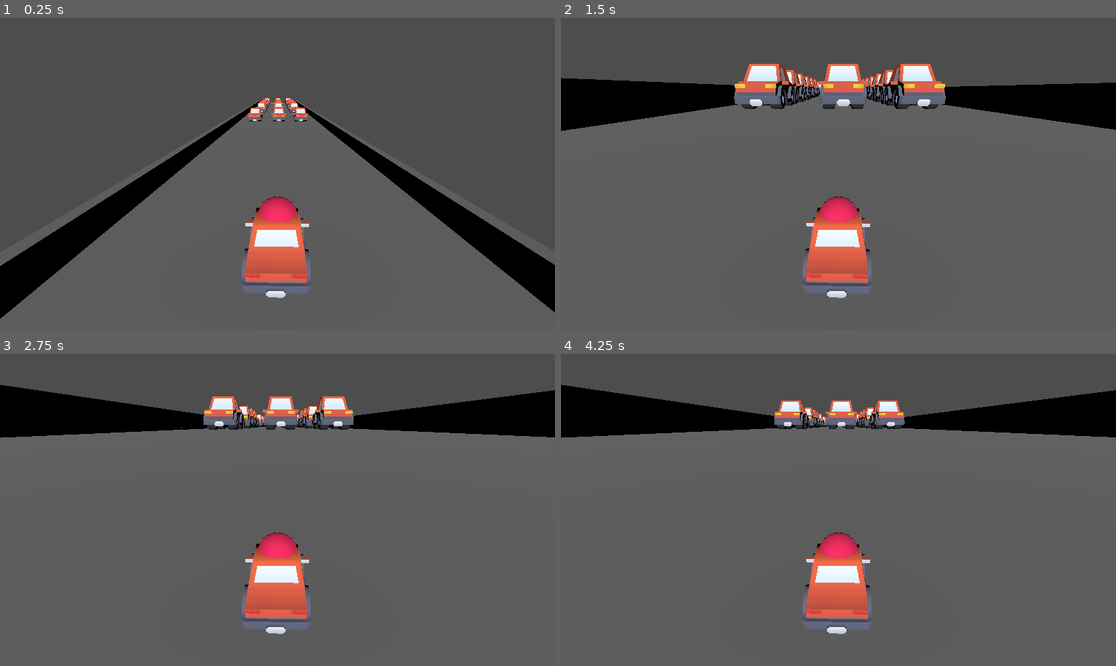
Above: before the commit, frames 1-4 (two rows, left to right).
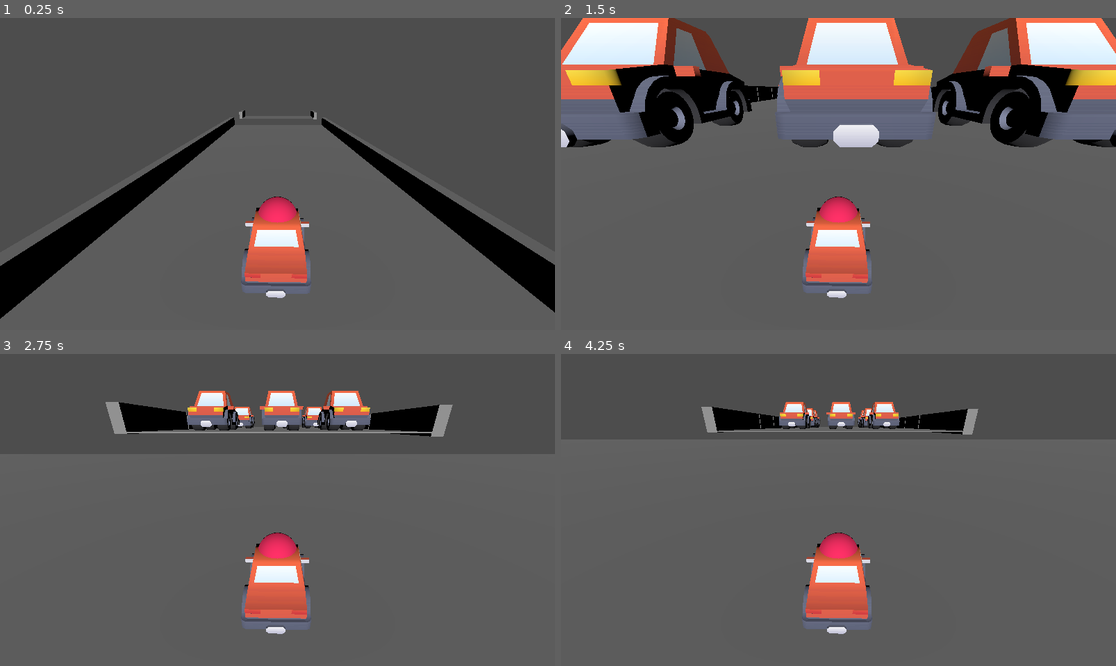
Above: after the commit, the same moments.

Repository: Lojikick/sexy_car_game
Game: Godot game, scene res://scenes/dummy_level.tscn
The game is run twice, just before and just after one commit, with the same random seed, the same clock (stepped at 60 frames per second) and the same inputs. Before the commit the project has no main scene; this scene is started directly in both runs.
Inputs (mouse positions are in pixels of both pictures, inside the frame that each line leads up to):
- Up to frame 1 (0.25 s): no input
- Up to frame 2 (1.5 s): tap Enter (ui_accept) at 0.5, 0.77 s; move the mouse to (866, 174) at 0.52 s; hold Up (ui_up) from 0.53 s (still down); tap E (switch) at 0.6, 1.35 s; move the mouse to (810, 174) at 1.27 s
- Up to frame 3 (2.75 s): keep holding Up (ui_up); tap Enter (ui_accept) at 1.52 s; move the mouse to (288, 503) at 2.02 s; tap E (switch) at 2.1 s
- Up to frame 4 (4.25 s): keep holding Up (ui_up); move the mouse to (832, 516) at 2.77 s; tap E (switch) at 2.85, 3.6 s; tap Enter (ui_accept) at 3.02, 3.77 s; move the mouse to (877, 513) at 3.52 s

The runs differ from the first frame. In frame 1, 0.6% of the frame differs, in the area x 42-59%, y 25-35%; in frame 2, 28%, in the area x 0-100%, y 0-42%; in frame 3, 8.1%; in frame 4, 7.5%.

Commit message:
began work on building spawn script

Diff:
--- a/project.godot
+++ b/project.godot
@@ -11,6 +11,7 @@
 [application]
 
 config/name="Sexy Car Game"
+run/main_scene="res://scenes/main_stage.tscn"
 config/features=PackedStringArray("4.3", "Forward Plus")
 config/icon="res://icon.svg"
 
--- a/scenes/building_module_2.tscn
+++ /dev/null
@@ -1,5 +0,0 @@
-[gd_scene load_steps=2 format=3 uid="uid://c8fns0ol3yxj8"]
-
-[ext_resource type="PackedScene" uid="uid://bfdp8uebvphun" path="res://assets/buildings/building module 2.glb" id="1_7wb6c"]
-
-[node name="building module 2" instance=ExtResource("1_7wb6c")]
--- a/scenes/dummy_level.tscn
+++ b/scenes/dummy_level.tscn
@@ -1,9 +1,11 @@
-[gd_scene load_steps=12 format=3 uid="uid://diwqu1cvft320"]
+[gd_scene load_steps=14 format=3 uid="uid://diwqu1cvft320"]
 
 [ext_resource type="Script" path="res://scripts/Level.gd" id="1_eefjj"]
 [ext_resource type="PackedScene" uid="uid://ch2436aoeqts0" path="res://modules/module_a.tscn" id="2_v8pk6"]
 [ext_resource type="PackedScene" uid="uid://bcps2377ctyhe" path="res://modules/module_b.tscn" id="3_ua7j0"]
 [ext_resource type="Script" path="res://scripts/car.gd" id="4_m0aui"]
+[ext_resource type="PackedScene" uid="uid://dppr62roorm57" path="res://scenes/imported models/building_module_1.tscn" id="4_qoxar"]
+[ext_resource type="PackedScene" uid="uid://c8fns0ol3yxj8" path="res://scenes/imported models/building_module_2.tscn" id="5_2xp2j"]
 [ext_resource type="PackedScene" uid="uid://dkthp18q1rkrg" path="res://assets/3D-Car-With-Settingspanel-0eb08d38bd593a8f1314de22d646a95442247612/assets/3d_car_customizable/assets/car_model.glb" id="5_j5iir"]
 [ext_resource type="PackedScene" uid="uid://cuxcx7jbhvet" path="res://assets/kenny_car_assets/sedan.glb" id="6_d2ip0"]
 
@@ -24,6 +26,7 @@
 transform = Transform3D(1, 0, 0, 0, 1, 0, 0, 0, 1, 0, 0, 0.170344)
 script = ExtResource("1_eefjj")
 modules = Array[PackedScene]([ExtResource("2_v8pk6"), ExtResource("3_ua7j0")])
+buildingModules = Array[PackedScene]([ExtResource("4_qoxar"), ExtResource("5_2xp2j")])
 
 [node name="WorldEnvironment" type="WorldEnvironment" parent="."]
 
--- a/scenes/building_module_1.tscn
+++ b/scenes/imported models/building_module_1.tscn
@@ -1,6 +1,7 @@
-[gd_scene load_steps=5 format=3 uid="uid://dppr62roorm57"]
+[gd_scene load_steps=6 format=3 uid="uid://dppr62roorm57"]
 
 [ext_resource type="PackedScene" uid="uid://btcf04l0yx4yo" path="res://assets/buildings/building module 1.glb" id="1_eibuf"]
+[ext_resource type="Script" path="res://scripts/module.gd" id="2_2yr8t"]
 [ext_resource type="Shader" path="res://shader/emissive.gdshader" id="2_t85ee"]
 [ext_resource type="Texture2D" uid="uid://wtyspn1bivfm" path="res://assets/buildings/building module 1_color 1.png" id="3_ib7lo"]
 
@@ -25,6 +26,7 @@
 shader_parameter/albedo_texture = ExtResource("3_ib7lo")
 
 [node name="building module 1" instance=ExtResource("1_eibuf")]
+script = ExtResource("2_2yr8t")
 
 [node name="1 bake" parent="." index="0"]
 surface_material_override/0 = SubResource("ShaderMaterial_6nstk")
--- /dev/null
+++ b/scenes/imported models/building_module_2.tscn
@@ -0,0 +1,32 @@
+[gd_scene load_steps=6 format=3 uid="uid://c8fns0ol3yxj8"]
+
+[ext_resource type="PackedScene" uid="uid://bfdp8uebvphun" path="res://assets/buildings/building module 2.glb" id="1_7wb6c"]
+[ext_resource type="Script" path="res://scripts/module.gd" id="2_agr4m"]
+[ext_resource type="Shader" path="res://shader/emissive.gdshader" id="3_4cxd8"]
+[ext_resource type="Texture2D" uid="uid://6dgn5oov7kwf" path="res://assets/buildings/building module 2_color 2.png" id="4_smj80"]
+
+[sub_resource type="ShaderMaterial" id="ShaderMaterial_om42w"]
+render_priority = 0
+shader = ExtResource("3_4cxd8")
+shader_parameter/albedo = Color(1, 1, 1, 1)
+shader_parameter/clamp_diffuse_to_max = false
+shader_parameter/cuts = 3
+shader_parameter/wrap = 0.0
+shader_parameter/steepness = 1.0
+shader_parameter/use_attenuation = true
+shader_parameter/use_specular = true
+shader_parameter/specular_strength = 1.0
+shader_parameter/specular_shininess = 16.0
+shader_parameter/use_rim = true
+shader_parameter/rim_width = 8.0
+shader_parameter/rim_color = Color(1, 1, 1, 1)
+shader_parameter/use_ramp = false
+shader_parameter/use_borders = false
+shader_parameter/border_width = 0.01
+shader_parameter/albedo_texture = ExtResource("4_smj80")
+
+[node name="building module 2" instance=ExtResource("1_7wb6c")]
+script = ExtResource("2_agr4m")
+
+[node name="bake 2" parent="." index="0"]
+surface_material_override/0 = SubResource("ShaderMaterial_om42w")
--- /dev/null
+++ b/scenes/imported models/sedan.tscn
@@ -0,0 +1,5 @@
+[gd_scene load_steps=2 format=3 uid="uid://cy7r83r1ktmk7"]
+
+[ext_resource type="PackedScene" uid="uid://cuxcx7jbhvet" path="res://assets/kenny_car_assets/sedan.glb" id="1_8i0mg"]
+
+[node name="sedan" instance=ExtResource("1_8i0mg")]
--- a/scenes/main_stage.tscn
+++ b/scenes/main_stage.tscn
@@ -1,7 +1,7 @@
 [gd_scene load_steps=30 format=3 uid="uid://bddlh1wy82or7"]
 
-[ext_resource type="PackedScene" uid="uid://c4tw6ffnnus4h" path="res://scenes/building_module_0.tscn" id="1_44kbm"]
-[ext_resource type="PackedScene" uid="uid://b4necsbha6adv" path="res://scenes/mouse.tscn" id="1_e5acv"]
+[ext_resource type="PackedScene" uid="uid://c4tw6ffnnus4h" path="res://scenes/imported models/building_module_0.tscn" id="1_44kbm"]
+[ext_resource type="PackedScene" uid="uid://b4necsbha6adv" path="res://scenes/imported models/mouse.tscn" id="1_e5acv"]
 [ext_resource type="Script" path="res://scripts/third_person.gd" id="1_x3oai"]
 [ext_resource type="Script" path="res://NOT_WORKING/cameraFollow.gd" id="2_7k52i"]
 [ext_resource type="Shader" path="res://shader/toon.gdshader" id="2_hsh1f"]
--- a/scripts/Level.gd
+++ b/scripts/Level.gd
@@ -1,16 +1,24 @@
 extends Node3D
 
 @export var modules: Array[PackedScene] = []
-var amnt = 25
+var amnt = 10
 var rng  = RandomNumberGenerator.new()
 var offset = 3.2
 
+@export var buildingModules: Array[PackedScene] = []
+##var buildingAmnt = 25
+var buildingOffset = 3.2
+
 var initObs = 0
+var initBuildings = 0
 # Called when the node enters the scene tree for the first time.
 func _ready():
 	#spawn modules 10 times, input is module_num * offset
 	for n in amnt:
 		spawnModule(n*offset)
+		"""
+		spawnBuilding(n*buildingOffset)
+		"""
 # Called every frame. 'delta' is the elapsed time since the previous frame.
 func _process(delta):
 	pass
@@ -24,14 +32,67 @@
 		#set a variable to pick a random number between 0 and our arr len
 		var num = rng.randi_range(0,modules.size()-1)
 
-		#instantiate a random mosule from our array
+		#var buildingNum = rng.randi_range(0,buildingModules.size()-1)
+
+		#instantiate a random module from our array
 		var instance = modules[num].instantiate()
+
+		#var buildingInstance = buildingModules[buildingNum].instantiate()
 		#instantiate with instantiate()
 		#position:
 		instance.position.z = n*(-1)
 		add_child(instance)
+
+		#buildingInstance.position.z = n*(-1)
+		#buildingInstance.position.x = -10
+		#add_child(buildingInstance)
 	else:
 		var instance = modules[0].instantiate()
+
+		#var buildingInstance = buildingModules[0].instantiate()
+
 		instance.position.z = n*(-1)
 		add_child(instance)
+
+		#buildingInstance.position.z = n*(-1)
+		#buildingInstance.position.x = -10
+		#add_child(buildingInstance)
+
 		initObs += 1
+
+"""
+func spawnBuilding(n):
+	if initObs > 10:
+	#randomize random number generator
+		rng.randomize()
+		#set a variable to pick a random number between 0 and our arr len
+		var num = rng.randi_range(0,modules.size()-1)
+
+		#var buildingNum = rng.randi_range(0,buildingModules.size()-1)
+
+		#instantiate a random module from our array
+		var instance = buildingModules[num].instantiate()
+
+		#var buildingInstance = buildingModules[buildingNum].instantiate()
+		#instantiate with instantiate()
+		#position:
+		instance.position.z = n*(-1)
+		add_child(instance)
+
+		#buildingInstance.position.z = n*(-1)
+		#buildingInstance.position.x = -10
+		#add_child(buildingInstance)
+	else:
+		var instance = modules[0].instantiate()
+
+		#var buildingInstance = buildingModules[0].instantiate()
+
+		instance.position.z = n*(-1)
+		add_child(instance)
+
+		#buildingInstance.position.z = n*(-1)
+		#buildingInstance.position.x = -10
+		#add_child(buildingInstance)
+
+		initObs += 1
+"""
--- a/scripts/module.gd
+++ b/scripts/module.gd
@@ -4,6 +4,7 @@
 @onready var level = $"../"
 var speed = 25
 var new_module_spawn_offset = 2.8
+
 
 
 # Called when the node enters the scene tree for the first time.
Renamed: scenes/building_module_0.tscn -> scenes/imported models/building_module_0.tscn
Not shown: 3 places in scenes/imported models/mouse.tscn that only renumber resources
Not shown, changed: .gitignore
